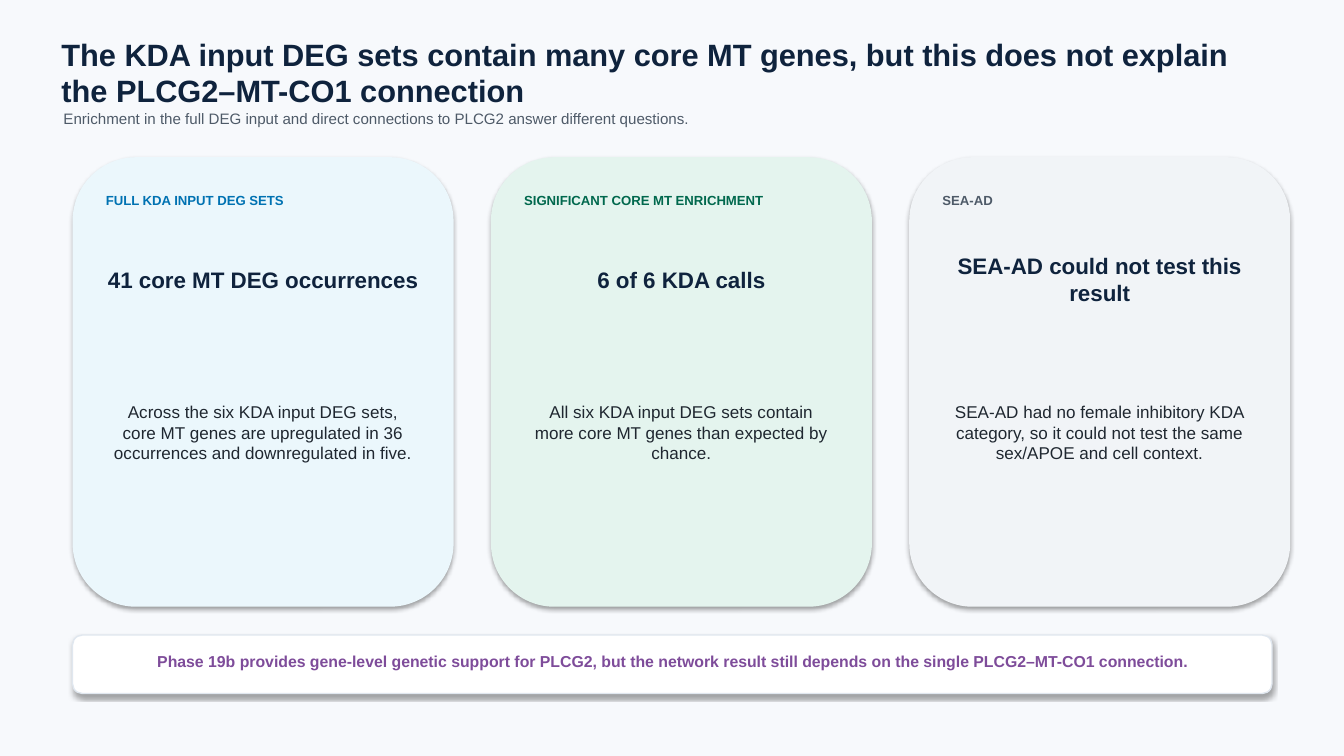
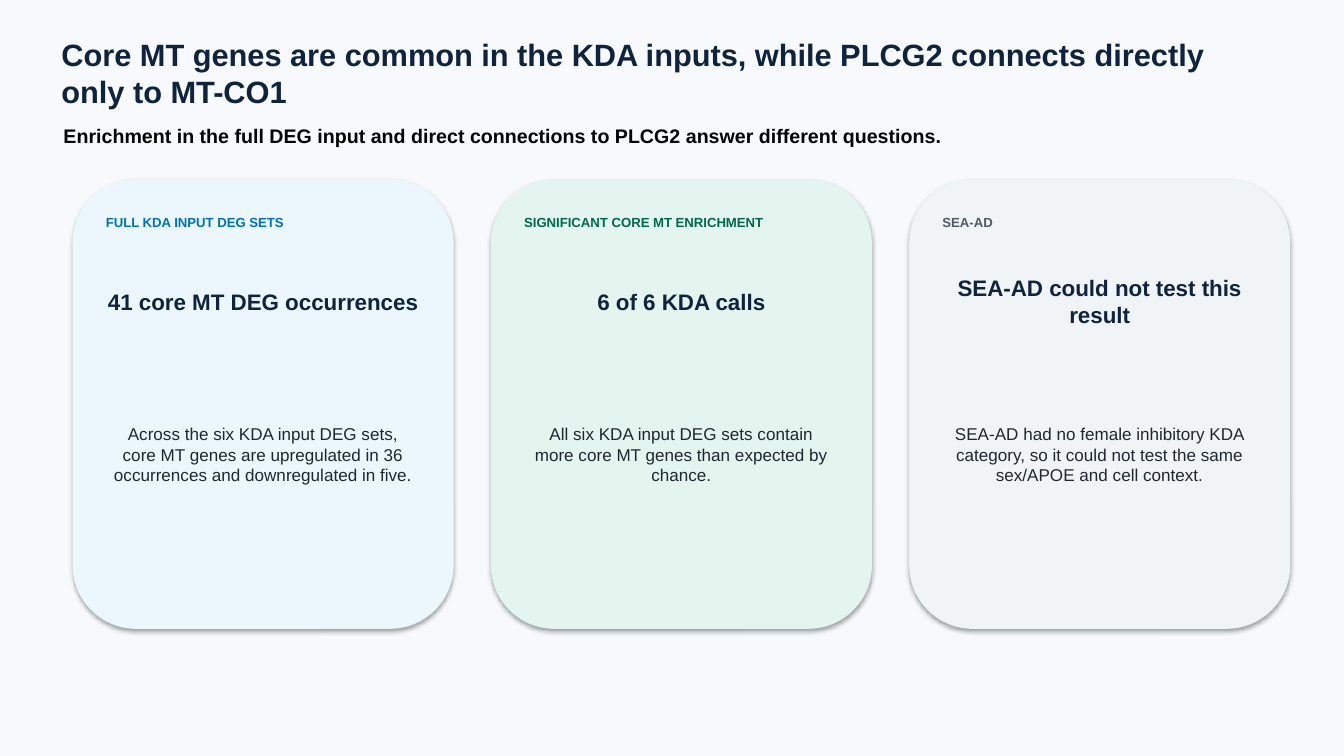
Before and after one commit to ericzhuang2010/alzheimer, a slide deck: slide 140 of docs/presentations/09162026/09162026_sex_apoe_kda_fine_broad.pptx. Drawn at 1344x756 pixels with LibreOffice and Linux fonts; fonts in the diff are those of the drawing. Boxes give left, top, right and bottom in pixels: in the first picture for what was removed or moved away, otherwise in the second. Text is boxed around its words. In the diff, an @@ line names an element or a change of style, - is before the commit and + after.

```diff
--- a/docs/presentations/09162026/09162026_sex_apoe_kda_fine_broad.pptx
+++ b/docs/presentations/09162026/09162026_sex_apoe_kda_fine_broad.pptx
@@ text at (61,43,1204,108): text changed @@
-The KDA input DEG sets contain many core MT genes, but this does not explain the PLCG2–MT-CO1 connection
+Core MT genes are common in the KDA inputs, while PLCG2 connects directly only to MT-CO1
@@ text "Enrichment in the full DEG ...": place and size @@
-text "Enrichment in the full DEG ..." at (63,113,689,127)
+text "Enrichment in the full DEG ..." at (63,128,941,147)
@@ text "Enrichment in the full DEG ..." at (63,128,941,147): size 10.8 to 14 pt, text colour #4E5A68 to #000000, bold on @@
@@ 9 texts, 3 rounded rectangles: place and size @@
-9 texts, 3 rounded rectangles at (73,157,1291,607)
+9 texts, 3 rounded rectangles at (73,179,1291,629)
@@ rounded rectangle removed at (73,635,1272,694) @@
@@ text removed at (157,655,1188,671) @@
-Phase 19b provides gene-level genetic support for PLCG2, but the network result still depends on the single PLCG2–MT-CO1 connection.
```
Also in this commit, not shown: 33 other slides changed, 4 other files.
